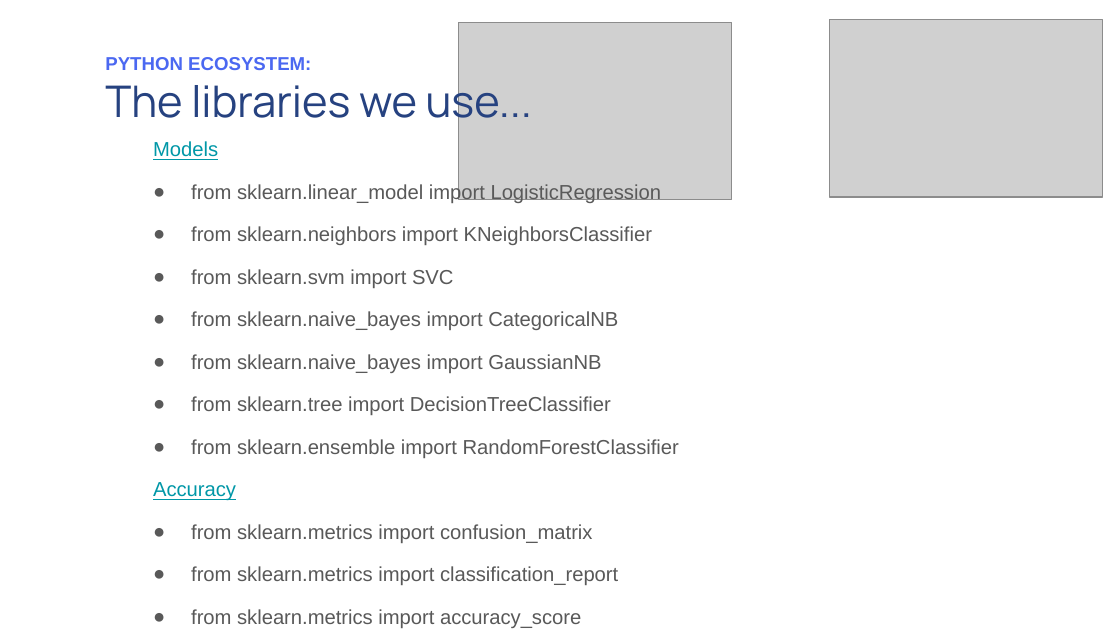
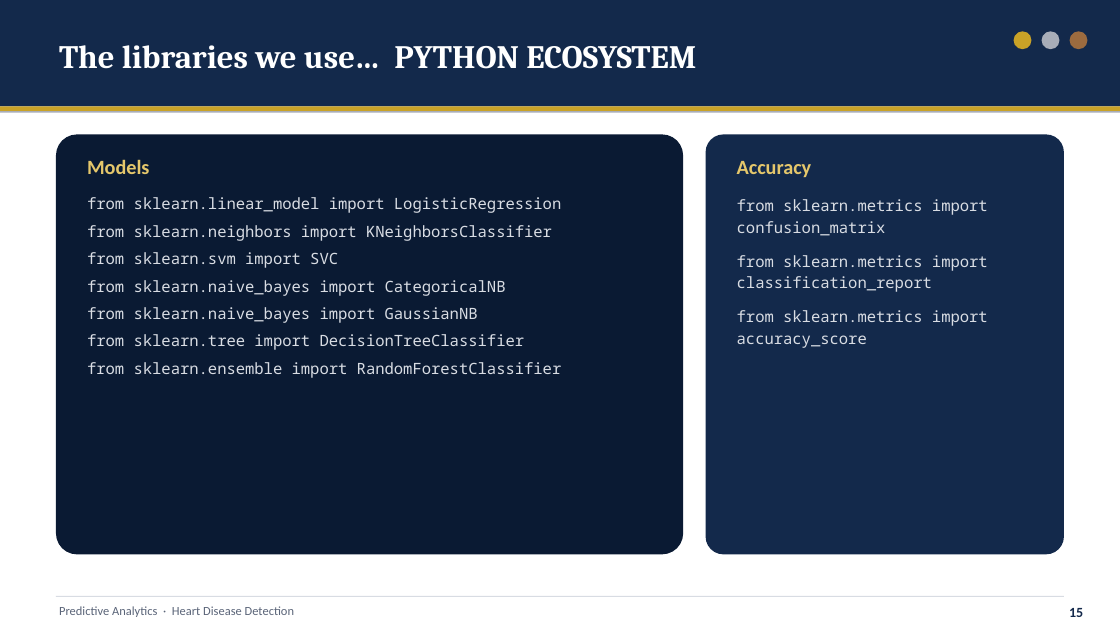
Before and after one commit to limkiankok88/Heart_disease_detection, a slide deck: slide 15 of 1. Document/1. Capstone - CTO.pptx. Drawn at 1120x630 pixels with LibreOffice and Linux fonts; fonts in the diff are those of the drawing; grey boxes stand for pictures. Boxes give left, top, right and bottom in pixels: in the first picture for what was removed or moved away, otherwise in the second. Text is boxed around its words. In the diff, an @@ line names an element or a change of style, - is before the commit and + after.

```diff
--- a/1. Document/1. Capstone - CTO.pptx
+++ b/1. Document/1. Capstone - CTO.pptx
@@ rectangle added at (0, 0, 1120, 106), fill #13294B @@
@@ picture removed at (458, 22, 731, 199) @@
@@ picture removed at (829, 20, 1102, 197) @@
@@ text added at (59, 45, 696, 69), 21 pt, text #FFFFFF, bold @@
+The libraries we use… PYTHON ECOSYSTEM
@@ title removed at (105, 57, 532, 129) @@
-PYTHON ECOSYSTEM:
-The libraries we use...
@@ ellipse added at (1014, 31, 1032, 49), fill #C9A227 @@
@@ ellipse added at (1042, 31, 1060, 49), fill #A8ADB8 @@
@@ ellipse added at (1070, 31, 1088, 49), fill #9C6B3F @@
@@ rectangle added at (0, 106, 1120, 111), fill #C9A227 @@
@@ rectangle added at (0, 111, 1120, 112), fill #A8ADB8 @@
@@ rounded rectangle added at (56, 134, 683, 554), fill #0A1A33 @@
@@ text at (153, 141, 218, 160): paragraph removed @@
-Models
@@ rounded rectangle added at (706, 134, 1064, 554), fill #13294B @@
@@ text added at (87, 159, 149, 174), 13 pt, text #E5C76B, bold @@
+Models
@@ text added at (737, 161, 812, 177), 13 pt, text #E5C76B, bold @@
+Accuracy
@@ text "from sklearn.linear_model import LogisticRegression": place and size @@
-text "from sklearn.linear_model import LogisticRegression" at (153, 141, 679, 628)
+text "from sklearn.linear_model import LogisticRegression" at (87, 197, 562, 378)
@@ text "from sklearn.linear_model import LogisticRegression" at (87, 197, 562, 378): size 13 to 10 pt, font Arial to Noto Sans Mono, text colour #595959 to #D8DCE3; bullet ● to none; line spacing 1.75 to 1.05; more space between paragraphs @@
@@ text added at (737, 199, 988, 348), 10 pt, text #D8DCE3 @@
+from sklearn.metrics import confusion_matrix
+from sklearn.metrics import classification_report
+from sklearn.metrics import accuracy_score
@@ text at (153, 482, 618, 628): paragraphs removed @@
-Accuracy
-● from sklearn.metrics import confusion_matrix
-● from sklearn.metrics import classification_report
-● from sklearn.metrics import accuracy_score
@@ rectangle added at (56, 596, 1064, 597), fill #D8DCE3 @@
@@ text added at (59, 606, 294, 617), 8 pt, text #5A6478 @@
+Predictive Analytics · Heart Disease Detection
@@ text added at (1069, 608, 1083, 617), 9 pt, text #13294B, bold @@
+15
```
Also in this commit, not shown: 15 other slides changed.
